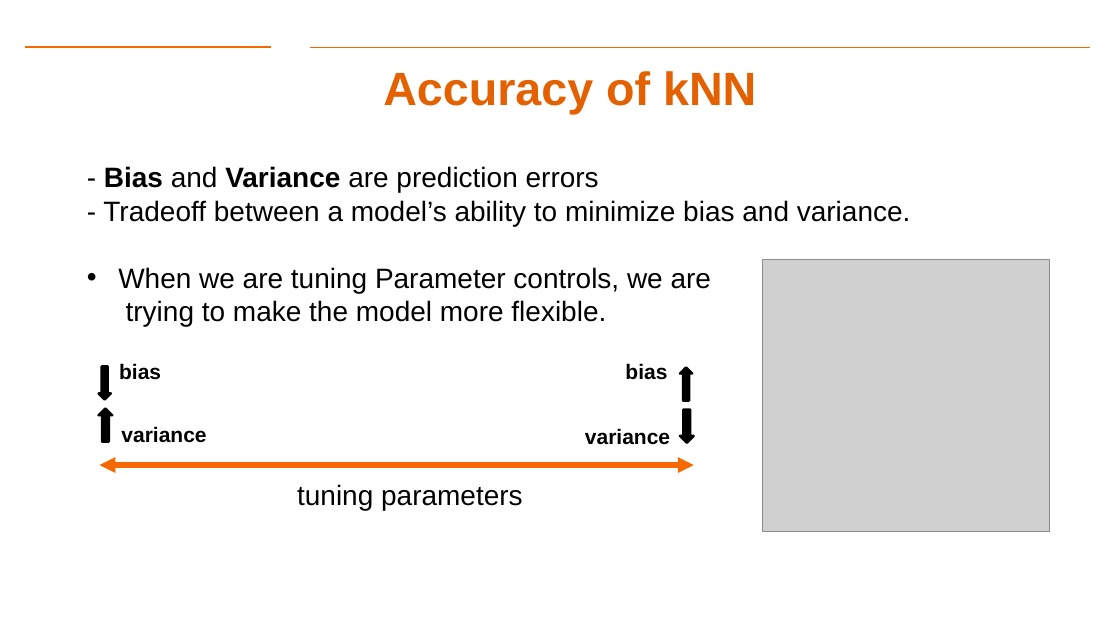
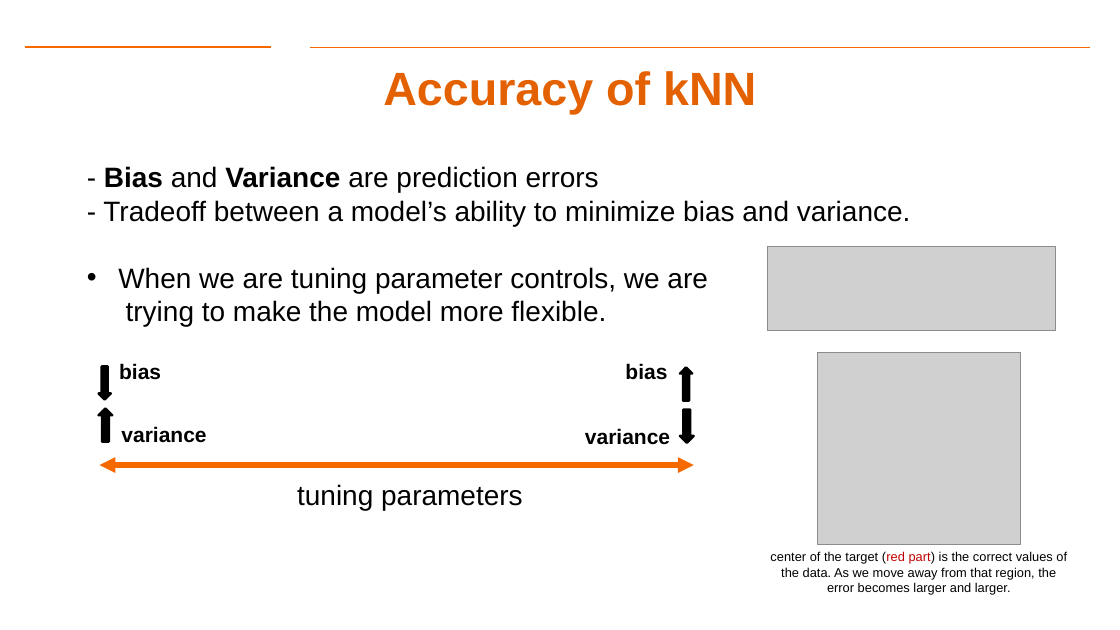
Before and after one commit to aiforsec/RIT-DSCI-633-FDS, a slide deck: slide 33 of Syllabus/Lecture08/Lec08.pptx. Drawn at 1120x630 pixels with LibreOffice and Linux fonts; fonts in the diff are those of the drawing; grey boxes stand for pictures; background and template pictures are left out. Boxes give left, top, right and bottom in pixels: in the first picture for what was removed or moved away, otherwise in the second. Text is boxed around its words. In the diff, an @@ line names an element or a change of style, - is before the commit and + after.

```diff
--- a/Syllabus/Lecture08/Lec08.pptx
+++ b/Syllabus/Lecture08/Lec08.pptx
@@ text at box(118, 267, 707, 293): text changed @@
-• When we are tuning Parameter controls, we are
+• When we are tuning parameter controls, we are
@@ picture added at box(767, 247, 1055, 331) @@
@@ picture: place and size @@
-picture at box(762, 260, 1049, 532)
+picture at box(818, 353, 1020, 545)
@@ text added at box(770, 551, 1067, 595), 11 pt, text #000000 @@
+center of the target (red part) is the correct values of the data. As we move away from that region, the error becomes larger and larger.
```
Also in this commit, not shown: 4 other slides changed, 5 slides added, 6 slides removed, 4 other files.
